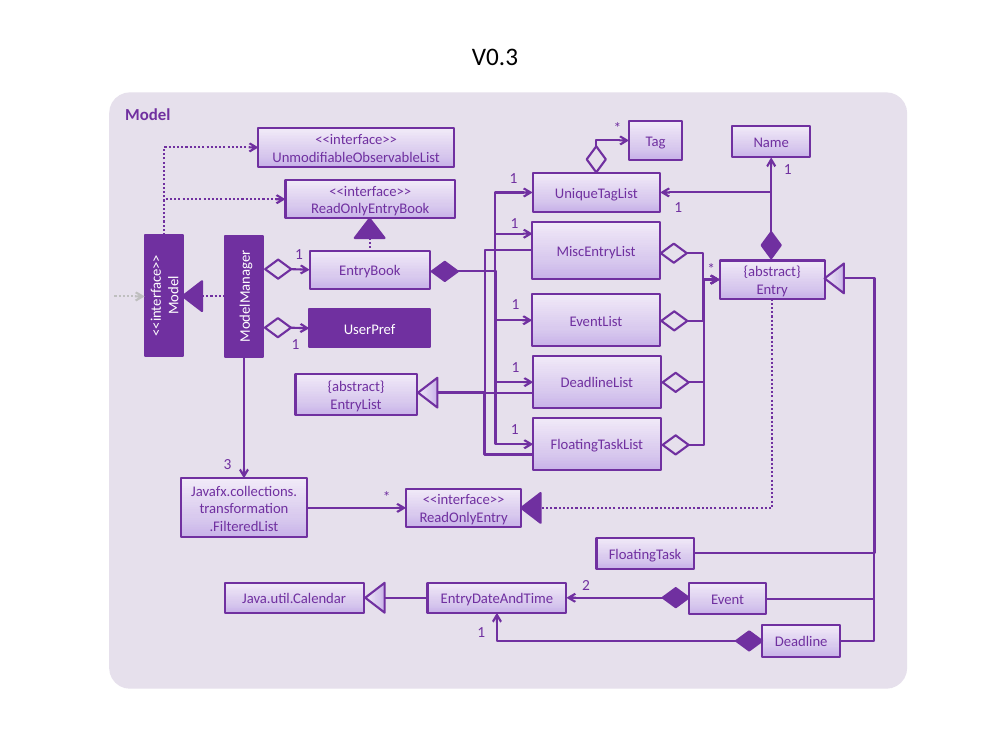
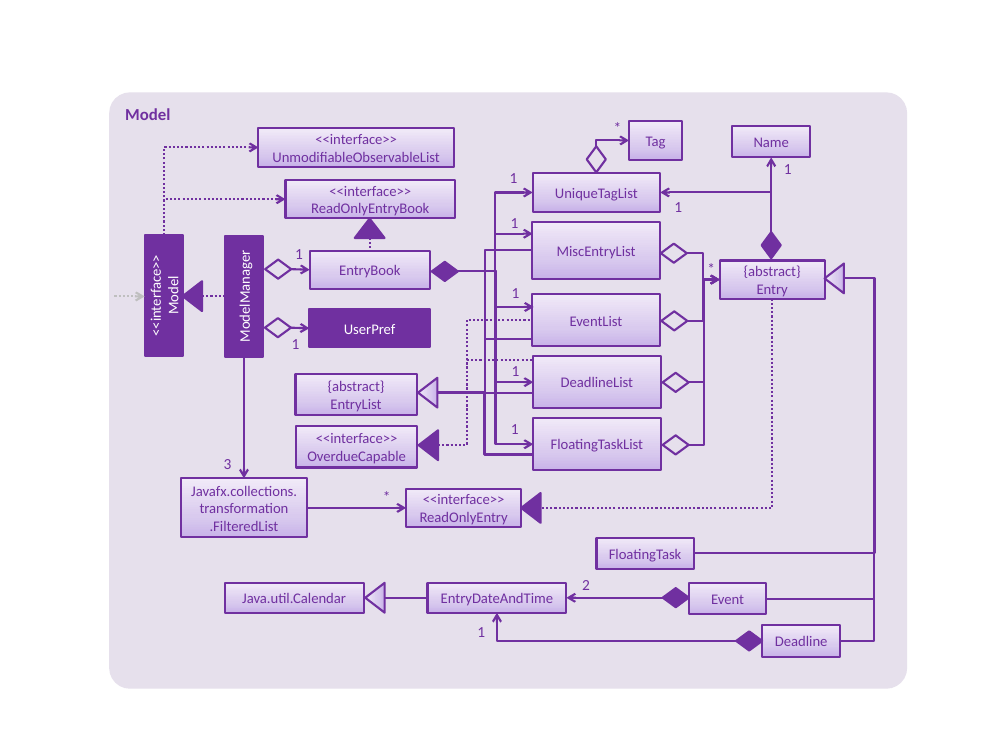
Before and after one commit to CS2103JUN2017-T2/addressbook-level4, a slide deck: slide 3 of docs/diagrams/ModelComponentClassDiagram.pptx. Drawn at 1008x756 pixels with LibreOffice and Linux fonts; fonts in the diff are those of the drawing. Boxes give left, top, right and bottom in pixels: in the first picture for what was removed or moved away, otherwise in the second. Text is boxed around its words. In the diff, an @@ line names an element or a change of style, - is before the commit and + after.

```diff
--- a/docs/diagrams/ModelComponentClassDiagram.pptx
+++ b/docs/diagrams/ModelComponentClassDiagram.pptx
@@ text removed at (472, 48, 518, 65) @@
-V0.3
@@ elbow arrow moved from (458, 271) - (532, 321) to (458, 271) - (533, 307) @@
@@ text "1": place and size @@
-text "1" at (512, 299, 520, 309)
+text "1" at (512, 288, 520, 298)
@@ elbow line added from (438, 446) to (532, 321), #7030A0 1.5 pt dashed @@
@@ elbow line added from (437, 392) to (532, 339), #7030A0 1.5 pt @@
@@ elbow line added from (438, 446) to (532, 361), #7030A0 1.5 pt dashed @@
@@ text "1": place and size @@
-text "1" at (512, 362, 520, 372)
+text "1" at (512, 366, 520, 376)
@@ rectangle added at (296, 426, 417, 468), fill gradient #C9B5E8 to #D8CBEE to #F0EAF9, outline #7030A0 1.5 pt, 10.5 pt, text #7030A0 @@
+<<interface>>
+OverdueCapable
@@ triangle added at (419, 430, 438, 460), fill #7030A0, outline #7030A0 1.5 pt @@
```
Also in this commit, not shown: 1 other file.
